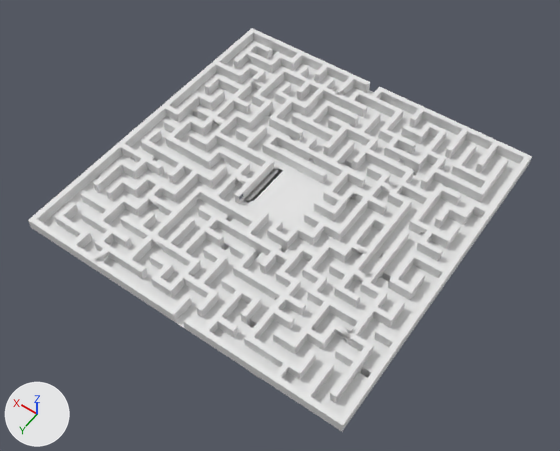
Renders of the FBX model Codebase/2004MidtermProject/Assets/Models/Maze Model.fbx from each side of a commit.
Both versions are drawn from a 50 mm lens placed at (-48.0, 66.8, 99.0), pointed at (2.4, -3.7, -12.0). The axes (+X, +Y, +Z) are drawn at lower left. The lights are the same throughout. Where no turn or scale is listed for an object, it has been applied to the vertices. Vertices at the same position are counted once.
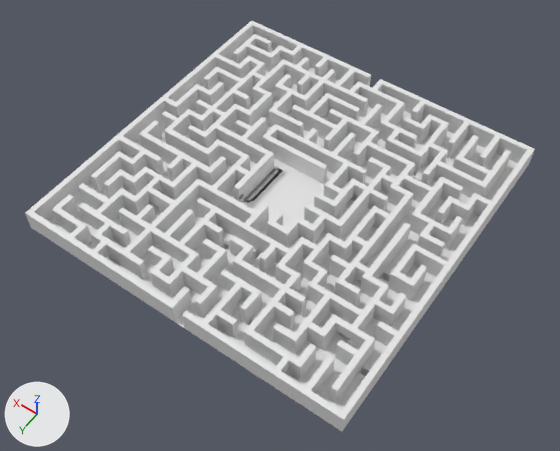
Commit message: Maze walls doubled in size

Pixel boxes [x1, y1, x2, y2] of what changed, in the pictures (560 x 451 px):
'Grid', reshaped
    before: [28, 28, 532, 431]
    after: [25, 21, 535, 431]
part 1 of me_grid, added
    after: [25, 21, 535, 425]

Diff of the bpy script that builds the scene:
```diff
--- a/Codebase/2004MidtermProject/Assets/Models/Maze Model.fbx.py
+++ b/Codebase/2004MidtermProject/Assets/Models/Maze Model.fbx.py
@@ me_grid @@
 # used by ob_grid; location = (0.0, 0.0, 0.0)
-me_grid.from_pydata(...)  # 8981 vertices, 8923 faces; spans x -30.2..29.4, y -32.0..27.5, z -32.2..2.0
+me_grid.from_pydata(...)  # 14137 vertices, 14079 faces; spans x -30.2..29.4, y -32.0..27.5, z -32.2..3.8
+# me_grid part 1: 5156 vertices added at x -30.2..29.4, y -32.0..27.5, z 0.9..3.8
```
